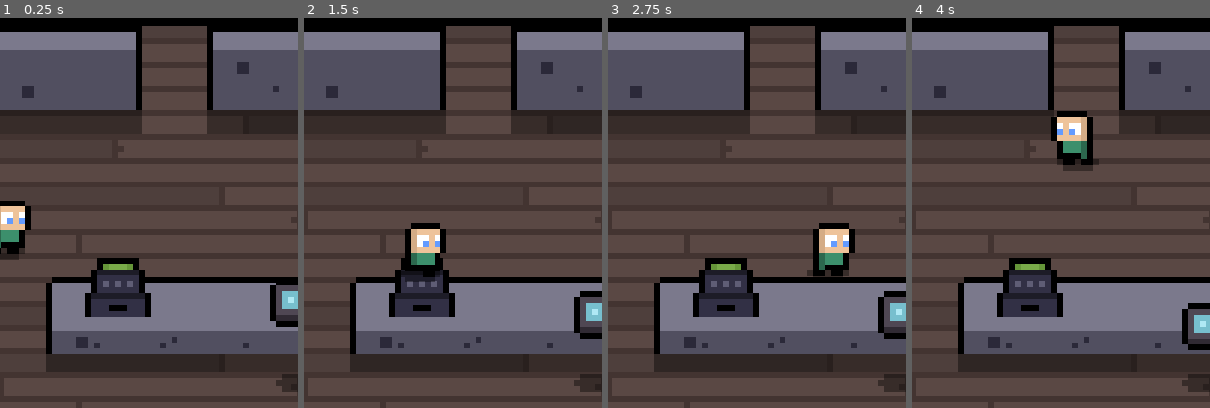
Above: before the commit, frames 1-4 (left to right).
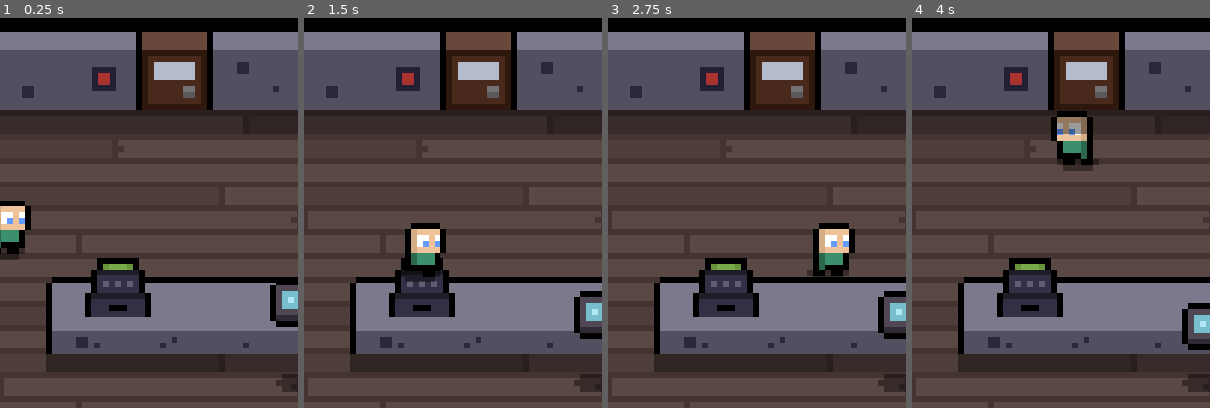
Above: after the commit, the same moments.

Repository: cl3m0ns/CommunityJam
Game: Godot game, scene res://World/World.tscn
Same seed, same stepped clock (60 frames per second), same inputs: the game is played once before the commit and once after it. The project has no main scene, so this scene is started directly.
Inputs:
- Up to frame 1 (0.25 s): no input
- Up to frame 2 (1.5 s): hold Right (move_right) 0.53-1.28 s; tap Space (interact) at 0.6, 1.35 s; hold Down (move_down) from 1.28 s (still down)
- Up to frame 3 (2.75 s): release Down (move_down) at 2.03 s; hold Right (move_right) from 2.03 s (still down); tap Space (interact) at 2.1 s
- Up to frame 4 (4 s): release Right (move_right) at 2.78 s; hold Up (move_up) 2.78-3.53 s; tap Space (interact) at 2.85, 3.6 s; hold Left (move_left) from 3.53 s (still down)
The pictures show only the part of the screen within x 20-70%, y 7-57%; the shares and areas given below are measured in that part.

The runs differ from the first frame. In frame 1, 5.9% of the frame differs, in the area x 30-70%, y 2-30%; in frame 2, 5.9%; in frame 3, 5.9%; in frame 4, 5.6%.

Commit message:
more awesomeness

Diff:
--- /dev/null
+++ b/Door/Door.tscn
@@ -0,0 +1,16 @@
+[gd_scene load_steps=3 format=2]
+
+[ext_resource path="res://Door/door.png" type="Texture" id=1]
+
+[sub_resource type="RectangleShape2D" id=1]
+extents = Vector2( 36.3266, 27.6131 )
+
+[node name="Door" type="Area2D"]
+
+[node name="Sprite" type="Sprite" parent="."]
+scale = Vector2( 6, 6 )
+texture = ExtResource( 1 )
+
+[node name="CollisionShape2D" type="CollisionShape2D" parent="."]
+position = Vector2( 0, -24 )
+shape = SubResource( 1 )
--- a/Items/Items.gd
+++ b/Items/Items.gd
@@ -2,8 +2,10 @@
 
 var TYPE = "ITEM"
 var picked_up = false
+var homePos = Vector2.ZERO
 
 func _ready():
+	homePos = get_global_position()
 	$items.frame = choose([0,1,2,3,4,5,6,7,8,9,10,11,12,13,14,15,16,17,18,19,20,21,22,23,24,25,26,27,28,29,30,31])
 	pass # Replace with function body.
 
@@ -15,3 +17,12 @@
 func choose(array):
 	array.shuffle()
 	return array.front()
+
+func hide():
+	visible = false
+
+func show():
+	visible = true
+
+func go_home():
+	position = homePos
--- a/Items/Items.tscn
+++ b/Items/Items.tscn
@@ -19,3 +19,18 @@
 texture = ExtResource( 2 )
 vframes = 4
 hframes = 8
+
+[node name="ItemChange" type="CPUParticles2D" parent="."]
+emitting = false
+amount = 20
+emission_shape = 1
+emission_sphere_radius = 12.0
+gravity = Vector2( 0, -98 )
+angular_velocity = 141.64
+linear_accel = 37.71
+linear_accel_random = 0.41
+radial_accel = 39.34
+radial_accel_random = 0.2
+scale_amount = 12.0
+hue_variation = 1.0
+hue_variation_random = 1.0
--- /dev/null
+++ b/OpenStore/OpenStore.gd
@@ -0,0 +1,13 @@
+extends Area2D
+
+var TYPE = "OPENSTORE"
+
+# Called when the node enters the scene tree for the first time.
+func _ready():
+	pass # Replace with function body.
+
+func _physics_process(delta):
+	if GLOBAL.STORE_OPEN:
+		$Sprite.frame = 0
+	else:
+		$Sprite.frame = 1
--- /dev/null
+++ b/OpenStore/OpenStore.tscn
@@ -0,0 +1,18 @@
+[gd_scene load_steps=4 format=2]
+
+[ext_resource path="res://OpenStore/OpenStore.gd" type="Script" id=1]
+[ext_resource path="res://OpenStore/openSign.png" type="Texture" id=2]
+
+[sub_resource type="RectangleShape2D" id=1]
+extents = Vector2( 20, 20 )
+
+[node name="OpenStore" type="Area2D"]
+script = ExtResource( 1 )
+
+[node name="Sprite" type="Sprite" parent="."]
+scale = Vector2( 6, 6 )
+texture = ExtResource( 2 )
+hframes = 2
+
+[node name="CollisionShape2D" type="CollisionShape2D" parent="."]
+shape = SubResource( 1 )
--- a/Player/Player.gd
+++ b/Player/Player.gd
@@ -32,6 +32,7 @@
 	get_item_collisions()
 	get_robot_collision()
 	get_cash_collision()
+	get_open_collision()
 	if holding_item:
 		get_stand_collision()
 
@@ -42,33 +43,52 @@
 	holding_item = false
 	item_were_holding = null
 
+func get_body(type):
+	for body in $Hitbox.get_overlapping_areas():
+			if body.get("TYPE") == type:
+				return body
+
+func get_body_parent(type):
+	for body in $Hitbox.get_overlapping_areas():
+			var item = body.get_parent()
+			if item.get("TYPE") == type:
+				return item
+
 func get_stand_collision():
-		for body in $Hitbox.get_overlapping_areas():
-			if body.get("TYPE") == "STAND":
-				if Input.is_action_just_pressed("interact") && $PickupCooldown.is_stopped():
-					place_item(body)
+	var body = get_body("STAND")
+	if body && Input.is_action_just_pressed("interact") && $PickupCooldown.is_stopped():
+		place_item(body)
 
 
+func get_open_collision():
+	var body = get_body("OPENSTORE")
+	if body && Input.is_action_just_pressed("interact") && !GLOBAL.STORE_OPEN:
+		open_store()
+
+func open_store():
+	GLOBAL.STORE_OPEN = true
+	var parent = get_parent()
+	var store = parent.get_node("OpenStore")
+	var door = parent.get_node("Door")
+	store.get_node("Sprite").frame = 0
+	door.visible = false
 
 func get_item_collisions():
-	for body in $Hitbox.get_overlapping_areas():
-			var item = body.get_parent()
-			if item.get("TYPE") == "ITEM":
-				if Input.is_action_just_pressed("interact") && holding_item != true:
-					item.picked_up = true
-					holding_item = true
-					item_were_holding = item
-					$PickupCooldown.wait_time = 0.4
-					$PickupCooldown.start()
+	var item = get_body_parent("ITEM")
+	if item && Input.is_action_just_pressed("interact") && holding_item != true:
+		item.picked_up = true
+		holding_item = true
+		item_were_holding = item
+		$PickupCooldown.wait_time = 0.4
+		$PickupCooldown.start()
 
 func get_robot_collision():
 	pass
 
 func get_cash_collision():
-	for body in $Hitbox.get_overlapping_areas():
-		if body.get("TYPE") == "CASH REG":
-			if Input.is_action_just_pressed("interact") && $PickupCooldown.is_stopped() && holding_item:
-				sell_item()
+	var body = get_body("CASH REG")
+	if body && Input.is_action_just_pressed("interact") && $PickupCooldown.is_stopped() && holding_item:
+		sell_item()
 
 func sell_item():
 	var cashReg = get_parent().get_node('CashReg')
@@ -77,7 +97,8 @@
 		get_parent().cash += 5
 	else:
 		cashReg.bad = true
-	item_were_holding.queue_free()
+	item_were_holding.hide()
+	item_were_holding.go_home()
 	item_were_holding = null
 	holding_item = false
 
--- a/World/World.tscn
+++ b/World/World.tscn
@@ -1,19 +1,21 @@
-[gd_scene load_steps=11 format=2]
+[gd_scene load_steps=13 format=2]
 
 [ext_resource path="res://World/World.gd" type="Script" id=1]
 [ext_resource path="res://Background/Background.tscn" type="PackedScene" id=2]
 [ext_resource path="res://Tiles/tiles.tscn" type="PackedScene" id=3]
 [ext_resource path="res://CashRegister/CashReg.tscn" type="PackedScene" id=4]
 [ext_resource path="res://LiarBot/LiarBot.tscn" type="PackedScene" id=5]
-[ext_resource path="res://Player/Player.tscn" type="PackedScene" id=6]
-[ext_resource path="res://nulshock bd.ttf" type="DynamicFontData" id=7]
-[ext_resource path="res://Items/Items.tscn" type="PackedScene" id=8]
-[ext_resource path="res://Tiles/StandBox.tscn" type="PackedScene" id=9]
+[ext_resource path="res://OpenStore/OpenStore.tscn" type="PackedScene" id=6]
+[ext_resource path="res://Player/Player.tscn" type="PackedScene" id=7]
+[ext_resource path="res://nulshock bd.ttf" type="DynamicFontData" id=8]
+[ext_resource path="res://Items/Items.tscn" type="PackedScene" id=9]
+[ext_resource path="res://Tiles/StandBox.tscn" type="PackedScene" id=10]
+[ext_resource path="res://Door/Door.tscn" type="PackedScene" id=11]
 
 [sub_resource type="DynamicFont" id=1]
 size = 14
 use_mipmaps = true
-font_data = ExtResource( 7 )
+font_data = ExtResource( 8 )
 
 [node name="World" type="Node2D"]
 script = ExtResource( 1 )
@@ -28,7 +30,10 @@
 [node name="LiarBot" parent="." instance=ExtResource( 5 )]
 position = Vector2( 420, 380 )
 
-[node name="Player" parent="." instance=ExtResource( 6 )]
+[node name="OpenStore" parent="." instance=ExtResource( 6 )]
+position = Vector2( 226, 137 )
+
+[node name="Player" parent="." instance=ExtResource( 7 )]
 position = Vector2( 128.285, 289.143 )
 
 [node name="UI" type="Node2D" parent="."]
@@ -74,24 +79,24 @@
 align = 2
 valign = 1
 
-[node name="Customer1" type="Node2D" parent="."]
+[node name="ITEMS" type="Node2D" parent="."]
 
-[node name="Items" parent="Customer1" instance=ExtResource( 8 )]
+[node name="Items" parent="ITEMS" instance=ExtResource( 9 )]
 position = Vector2( 132, 507 )
 
-[node name="Items2" parent="Customer1" instance=ExtResource( 8 )]
+[node name="Items2" parent="ITEMS" instance=ExtResource( 9 )]
 position = Vector2( 300, 507 )
 
-[node name="Items3" parent="Customer1" instance=ExtResource( 8 )]
+[node name="Items3" parent="ITEMS" instance=ExtResource( 9 )]
 position = Vector2( 468, 507 )
 
-[node name="Items4" parent="Customer1" instance=ExtResource( 8 )]
+[node name="Items4" parent="ITEMS" instance=ExtResource( 9 )]
 position = Vector2( 132, 651 )
 
-[node name="Items5" parent="Customer1" instance=ExtResource( 8 )]
+[node name="Items5" parent="ITEMS" instance=ExtResource( 9 )]
 position = Vector2( 300, 651 )
 
-[node name="Items6" parent="Customer1" instance=ExtResource( 8 )]
+[node name="Items6" parent="ITEMS" instance=ExtResource( 9 )]
 position = Vector2( 468, 651 )
 
 [node name="Item Stands" type="Node2D" parent="."]
@@ -100,20 +105,23 @@
 "_edit_lock_": true
 }
 
-[node name="StandBox" parent="Item Stands" instance=ExtResource( 9 )]
+[node name="StandBox" parent="Item Stands" instance=ExtResource( 10 )]
 position = Vector2( 132, 520 )
 
-[node name="StandBox6" parent="Item Stands" instance=ExtResource( 9 )]
+[node name="StandBox6" parent="Item Stands" instance=ExtResource( 10 )]
 position = Vector2( 468, 664 )
 
-[node name="StandBox2" parent="Item Stands" instance=ExtResource( 9 )]
+[node name="StandBox2" parent="Item Stands" instance=ExtResource( 10 )]
 position = Vector2( 300, 520 )
 
-[node name="StandBox3" parent="Item Stands" instance=ExtResource( 9 )]
+[node name="StandBox3" parent="Item Stands" instance=ExtResource( 10 )]
 position = Vector2( 468, 520 )
 
-[node name="StandBox5" parent="Item Stands" instance=ExtResource( 9 )]
+[node name="StandBox5" parent="Item Stands" instance=ExtResource( 10 )]
 position = Vector2( 300, 664 )
 
-[node name="StandBox4" parent="Item Stands" instance=ExtResource( 9 )]
+[node name="StandBox4" parent="Item Stands" instance=ExtResource( 10 )]
 position = Vector2( 132, 664 )
+
+[node name="Door" parent="." instance=ExtResource( 11 )]
+position = Vector2( 297, 138 )
--- a/global.gd
+++ b/global.gd
@@ -2,6 +2,7 @@
 
 var map_seed = 0
 var RIGHT_ITEM = null
+var STORE_OPEN = false
 func _ready():
 	randomize()
 	if !map_seed:
